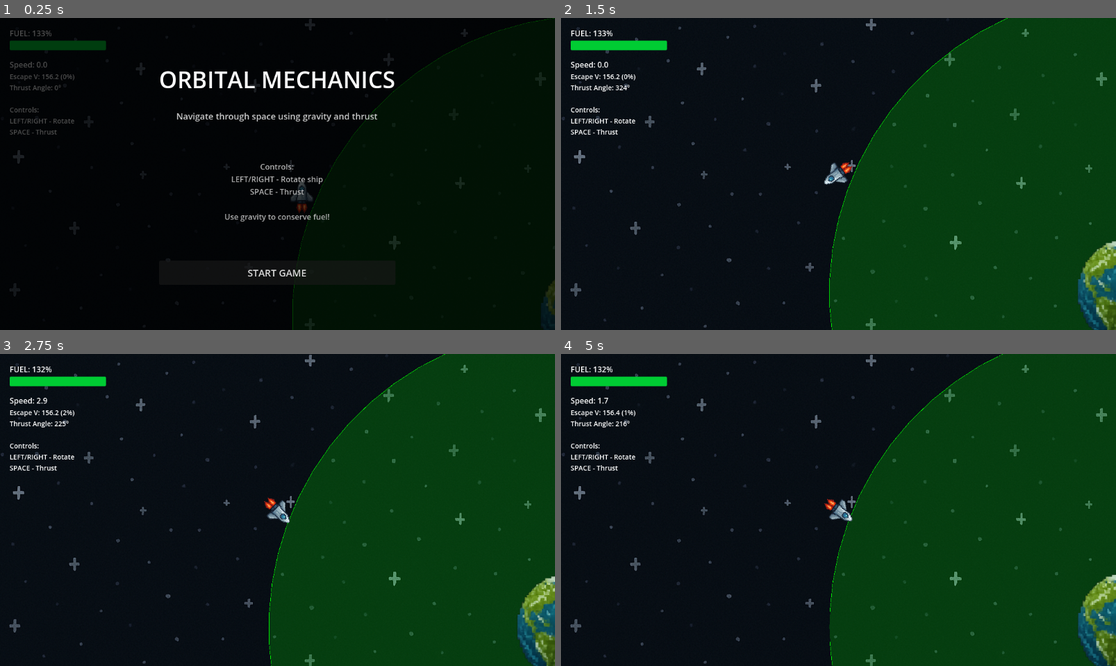
Above: before the commit, frames 1-4 (two rows, left to right).
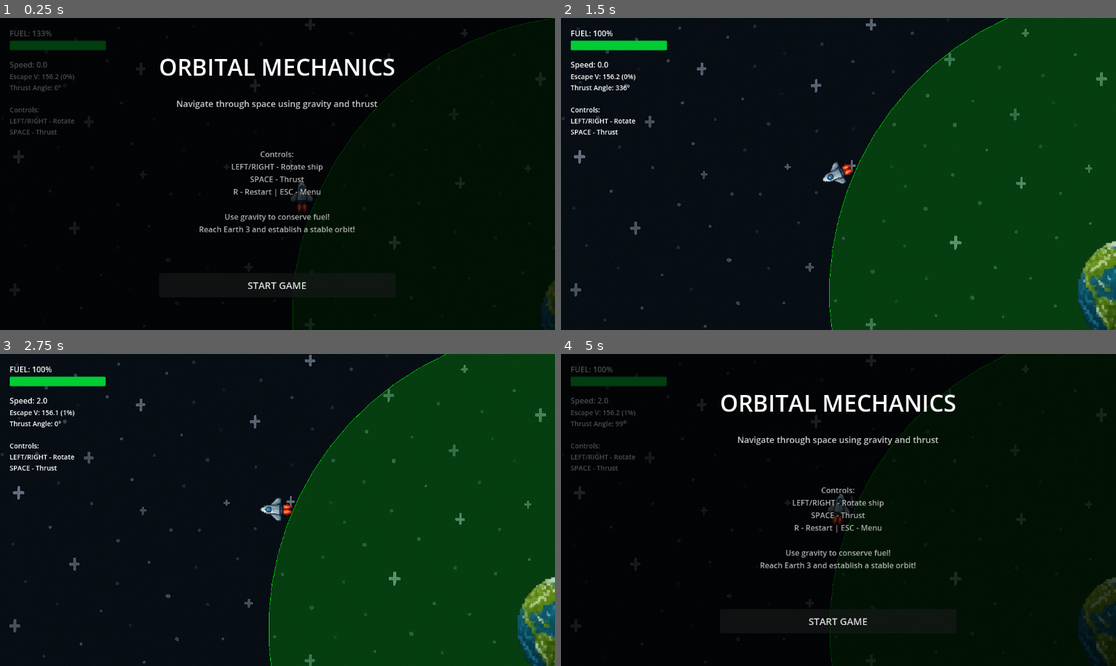
Above: after the commit, the same moments.

Repository: magedeungaro/Orbit
Game: Godot game, scene res://main.tscn
The game is run twice, just before and just after one commit, with the same random seed, the same clock (stepped at 60 frames per second) and the same inputs.
Inputs:
- Up to frame 1 (0.25 s): no input
- Up to frame 2 (1.5 s): click "START GAME" at 0.5 s; tap Enter at 1.25 s; hold Right (ui_right) from 1.28 s (still down); tap R at 1.35 s
- Up to frame 3 (2.75 s): tap Space (ui_select) at 1.52, 2.27 s; release Right (ui_right) at 2.03 s; hold Down (ui_down) from 2.03 s (still down); tap R at 2.1 s
- Up to frame 4 (5 s): release Down (ui_down) at 2.78 s; hold Right (ui_right) 2.78-3.53 s; tap R at 2.85, 3.6, 4.35 s; hold Up (ui_up) 3.53-4.28 s; tap Space (ui_select) at 3.77, 4.52 s; hold Left (ui_left) from 4.28 s (still down); tap Escape at 4.9 s

The runs differ from the first frame. In frame 1, 3.7% of the frame differs, in the area x 28-72%, y 12-87%; in frame 2, 0.2%; in frame 3, 0.7%; in frame 4, 48%, in the area x 0-100%, y 0-100%.

Commit message:
Update game_manager.gd
restarts game

Diff:
--- a/scripts/game_manager.gd
+++ b/scripts/game_manager.gd
@@ -82,7 +82,7 @@
 
 	# Instructions
 	var instructions = Label.new()
-	instructions.text = "Controls:\nLEFT/RIGHT - Rotate ship\nSPACE - Thrust\n\nUse gravity to conserve fuel!"
+	instructions.text = "Controls:\nLEFT/RIGHT - Rotate ship\nSPACE - Thrust\nR - Restart | ESC - Menu\n\nUse gravity to conserve fuel!\nReach Earth 3 and establish a stable orbit!"
 	instructions.add_theme_font_size_override("font_size", 16)
 	instructions.add_theme_color_override("font_color", Color(0.7, 0.7, 0.7))
 	instructions.horizontal_alignment = HORIZONTAL_ALIGNMENT_CENTER
@@ -230,6 +230,19 @@
 		# Check for win condition (stable orbit around Earth3)
 		elif orbiting_body.is_in_stable_orbit():
 			show_game_won()
+
+
+func _unhandled_input(event: InputEvent) -> void:
+	# Press R to restart at any time during gameplay
+	if event is InputEventKey and event.pressed:
+		if event.keycode == KEY_R and current_state == GameState.PLAYING:
+			restart_game()
+		# Press Escape to go back to start screen
+		elif event.keycode == KEY_ESCAPE:
+			if current_state == GameState.PLAYING:
+				show_start_screen()
+			elif current_state == GameState.GAME_OVER or current_state == GameState.GAME_WON:
+				show_start_screen()
 
 
 func show_start_screen() -> void:
